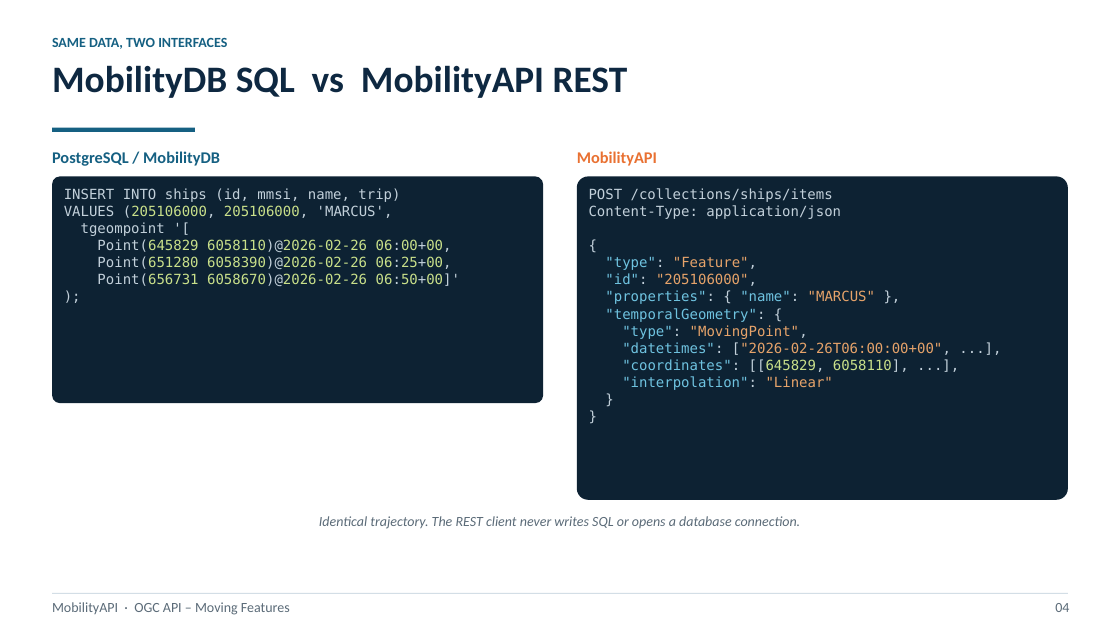
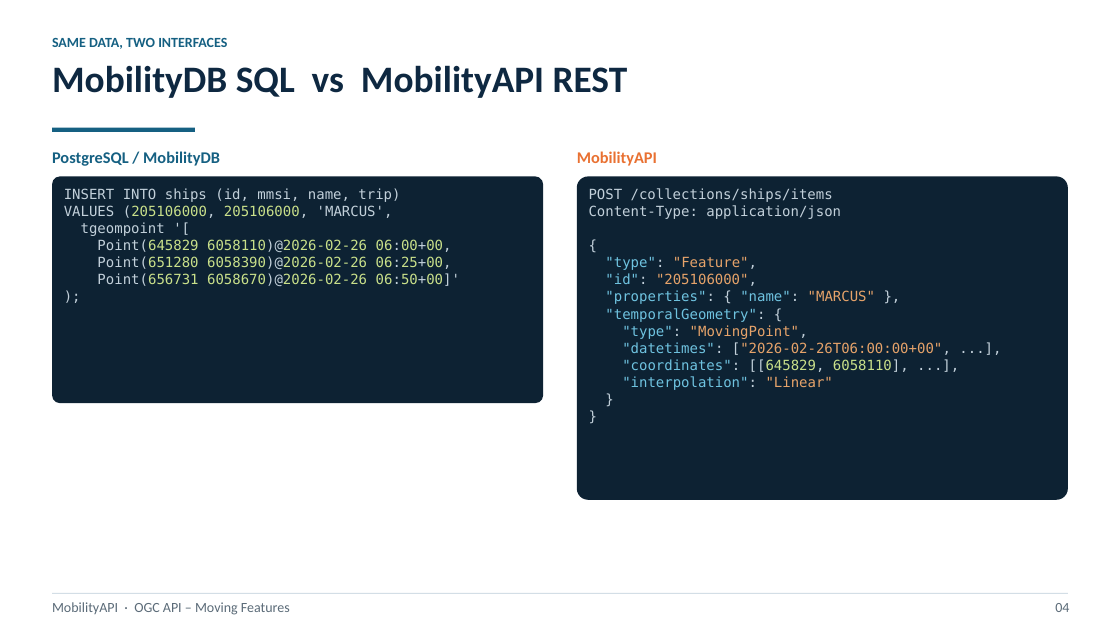
Before and after one commit to MobilityDB/MobilityAPI, a slide deck: slide 4 of MobilityAPIV5.pptx. Drawn at 1120x630 pixels with LibreOffice and Linux fonts; fonts in the diff are those of the drawing. Boxes give left, top, right and bottom in pixels: in the first picture for what was removed or moved away, otherwise in the second. Text is boxed around its words. In the diff, an @@ line names an element or a change of style, - is before the commit and + after.

Commit message:
V5 deck: sentence-case the architecture panel label; drop the self-evident SQL-vs-REST caption
The bottom panel on the architecture slide reads No MEOS in the tier, matching the
sentence-case column sub-headers beside it instead of an all-caps eyebrow. Removes
the SQL-vs-REST caption, whose point is already carried by the slide kicker, title,
and the side-by-side panels.

```diff
--- a/MobilityAPIV5.pptx
+++ b/MobilityAPIV5.pptx
@@ text removed at (x1=319, y1=516, x2=800, y2=529) @@
-Identical trajectory. The REST client never writes SQL or opens a database connection.
```
Also in this commit, not shown: 1 other slide changed, 1 other file.
